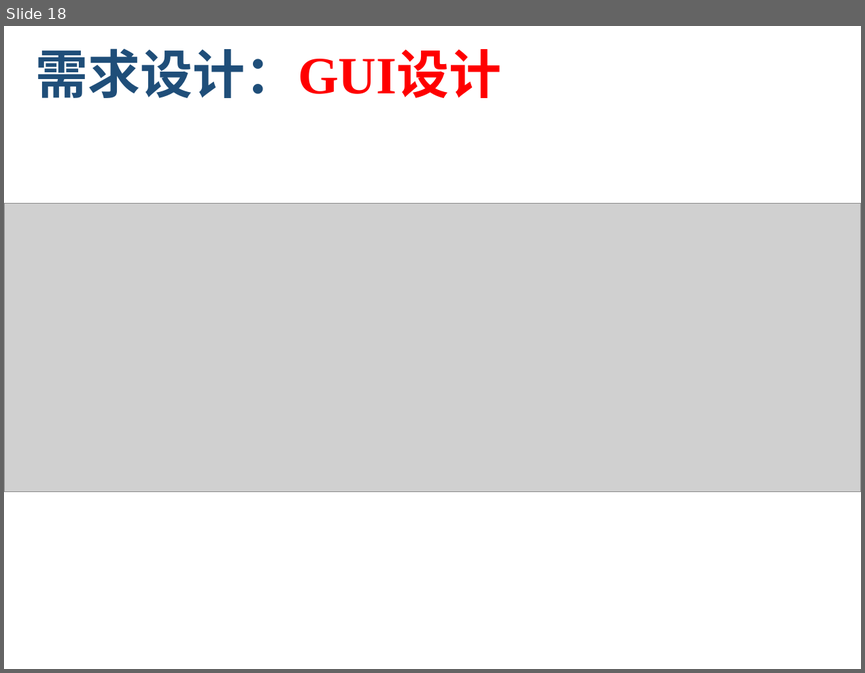
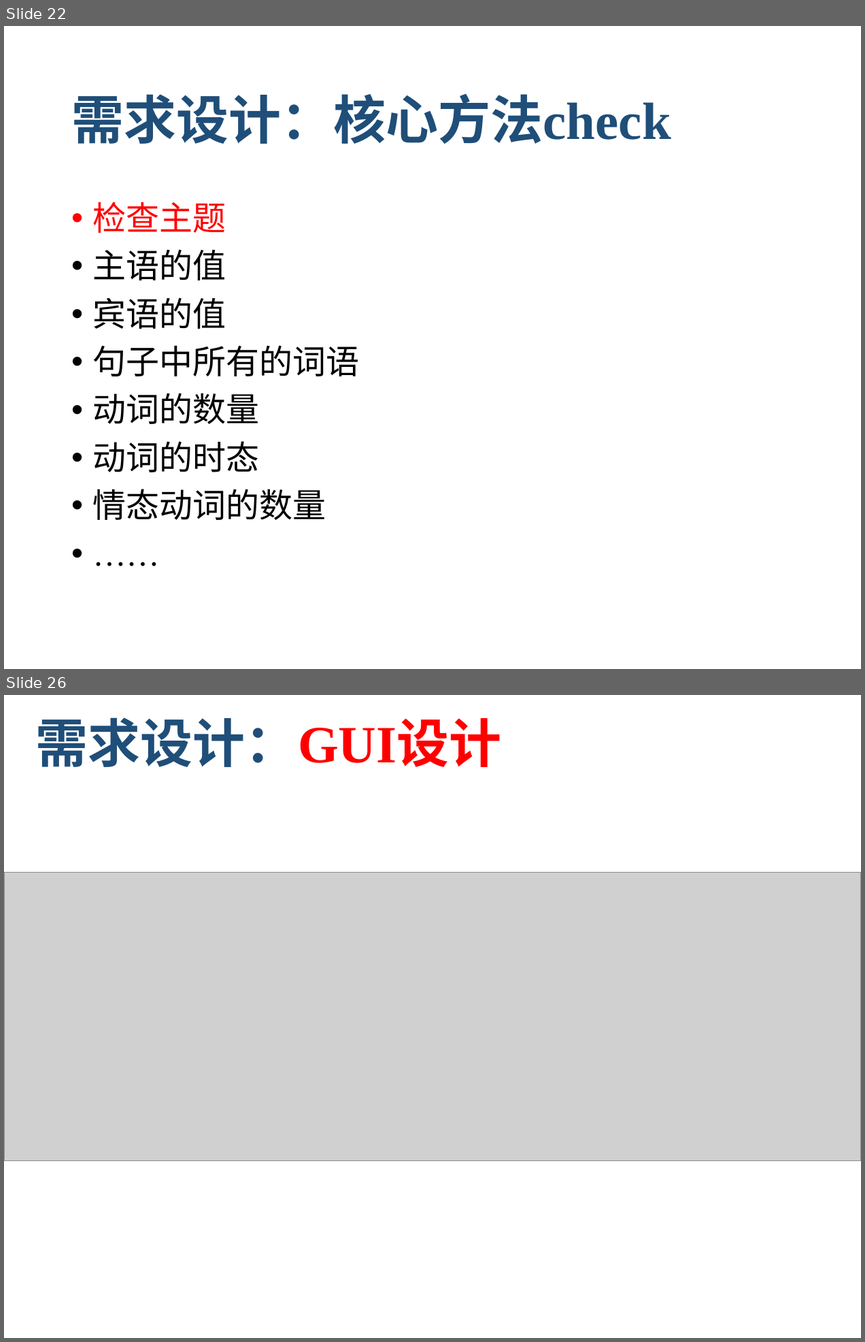
Before and after one commit to zen1995/rucmChecker, a slide deck: finalReport/RUCMChecker_final_report.pptx. Shown one above the other, each under a label of ours: slide 18 before the commit, slides 22 and 26 after it; the slides between them are not shown. The pictures are 865x673 and 865x1342 pixels, drawn with LibreOffice and Linux fonts; fonts in the diff are those of the drawing; grey boxes stand for pictures; background and template pictures are left out. Boxes give left, top, right and bottom in pixels: in the first picture for what was removed or moved away, otherwise in the second. Text is boxed around its words. In the diff, an @@ line names an element or a change of style, - is before the commit and + after.

```diff
--- a/finalReport/RUCMChecker_final_report.pptx
+++ b/finalReport/RUCMChecker_final_report.pptx
@@ slide 22 added at (4, 26, 861, 669), background #FFFFFF @@
@@ title added at (71, 93, 671, 144), 44 pt, text #1F4E79, bold @@
+需求设计：核心方法check
@@ text added at (93, 201, 359, 520), 28 pt, text #000000 @@
+• 检查主题
+• 主语的值
+• 宾语的值
+• 句子中所有的词语
+• 动词的数量
+• 动词的时态
+• 情态动词的数量
+• ……
@@ what was slide 18 is now slide 26 @@
```
Also in this commit, not shown: 2 slides changed, 7 other slides added.
